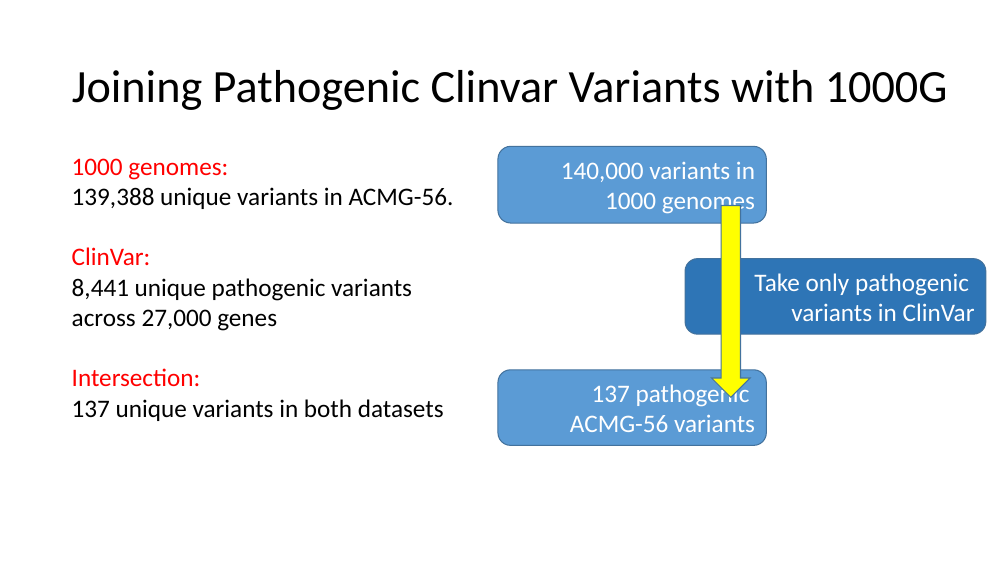
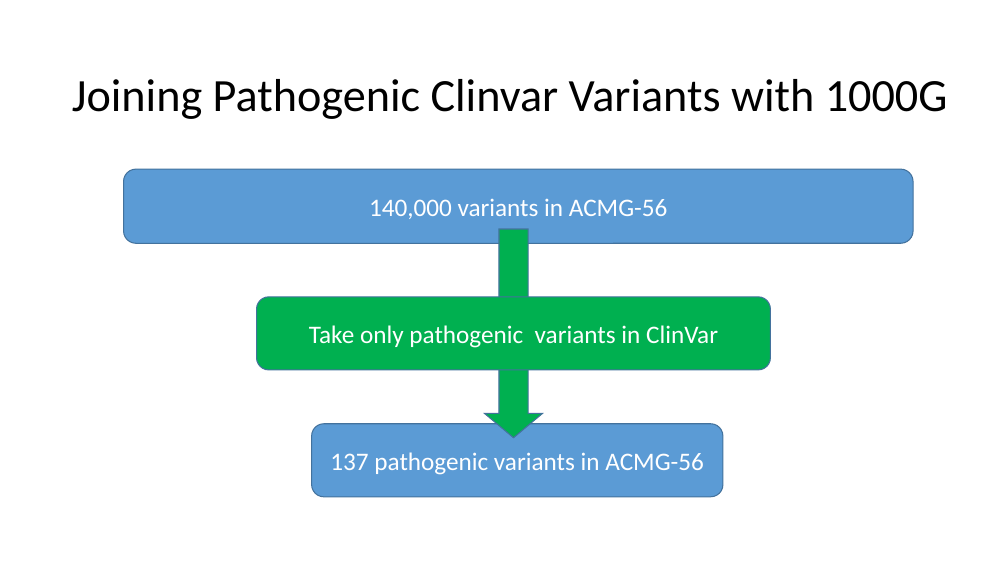
Before and after one commit to dfan/HST-2016, a slide deck: slide 10 of week_7/For_Zak_7_28.pptx (slide 8 before the commit). Drawn at 1008x567 pixels with LibreOffice and Linux fonts; fonts in the diff are those of the drawing. Boxes give left, top, right and bottom in pixels: in the first picture for what was removed or moved away, otherwise in the second. Text is boxed around its words. In the diff, an @@ line names an element or a change of style, - is before the commit and + after.

```diff
--- a/week_7/For_Zak_7_28.pptx
+++ b/week_7/For_Zak_7_28.pptx
@@ title "Joining Pathogenic Clinvar Variants with ...": place and size @@
-title "Joining Pathogenic Clinvar Variants with ..." at [72, 70, 948, 110]
+title "Joining Pathogenic Clinvar Variants with ..." at [72, 79, 948, 119]
@@ text removed at [72, 158, 454, 421] @@
-1000 genomes:
-139,388 unique variants in ACMG-56.
-ClinVar:
-8,441 unique pathogenic variants across 27,000 genes
-Intersection:
-137 unique variants in both datasets
@@ rounded rectangle "140,000 variants in ACMG-56": place and size @@
-rounded rectangle "140,000 variants in ACMG-56" at [498, 147, 767, 224]
+rounded rectangle "140,000 variants in ACMG-56" at [123, 169, 913, 243]
@@ text in rounded rectangle at [369, 199, 667, 219]: text changed @@
-140,000 variants in 1000 genomes
+140,000 variants in ACMG-56
@@ right arrow: place and size @@
-right arrow at [712, 205, 751, 397]
+right arrow at [484, 230, 543, 438]
@@ right arrow at [484, 230, 543, 438]: fill #FFFF00 to #00B050; proportions changed @@
@@ rounded rectangle "Take only pathogenic variants in ...": place and size @@
-rounded rectangle "Take only pathogenic variants in ..." at [685, 259, 986, 334]
+rounded rectangle "Take only pathogenic variants in ..." at [256, 297, 771, 371]
@@ rounded rectangle "Take only pathogenic variants in ..." at [256, 297, 771, 371]: alignment right to centre; fill #2E75B6 to #00B050 @@
@@ rounded rectangle "137 pathogenic variants in ACMG-56": place and size @@
-rounded rectangle "137 pathogenic variants in ACMG-56" at [498, 370, 767, 445]
+rounded rectangle "137 pathogenic variants in ACMG-56" at [312, 424, 723, 498]
@@ text in rounded rectangle at [330, 452, 703, 475]: text changed @@
-137 pathogenic
-ACMG-56 variants
+137 pathogenic variants in ACMG-56
```
Also in this commit, not shown: 12 other slides changed, 9 slides added, 3 slides removed, 6 other files.
